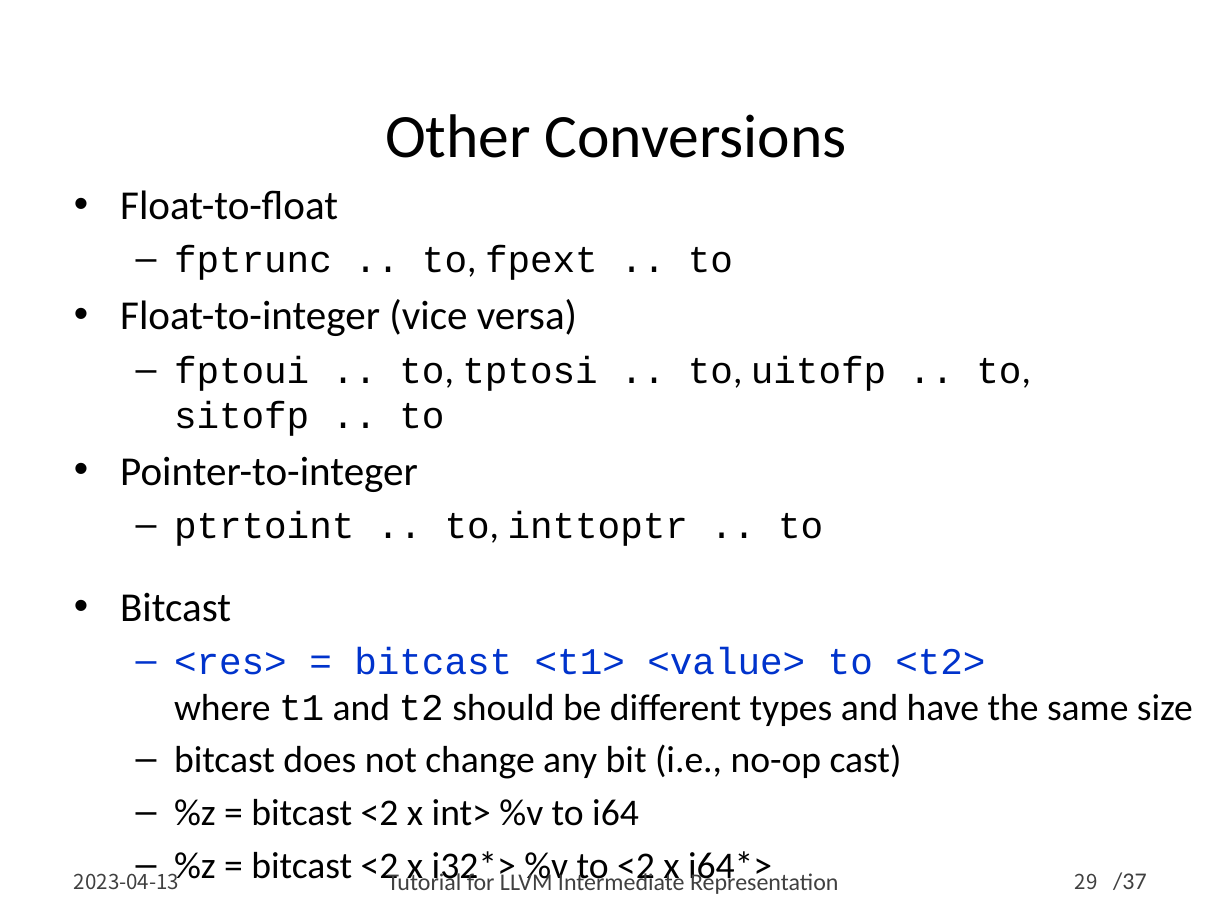
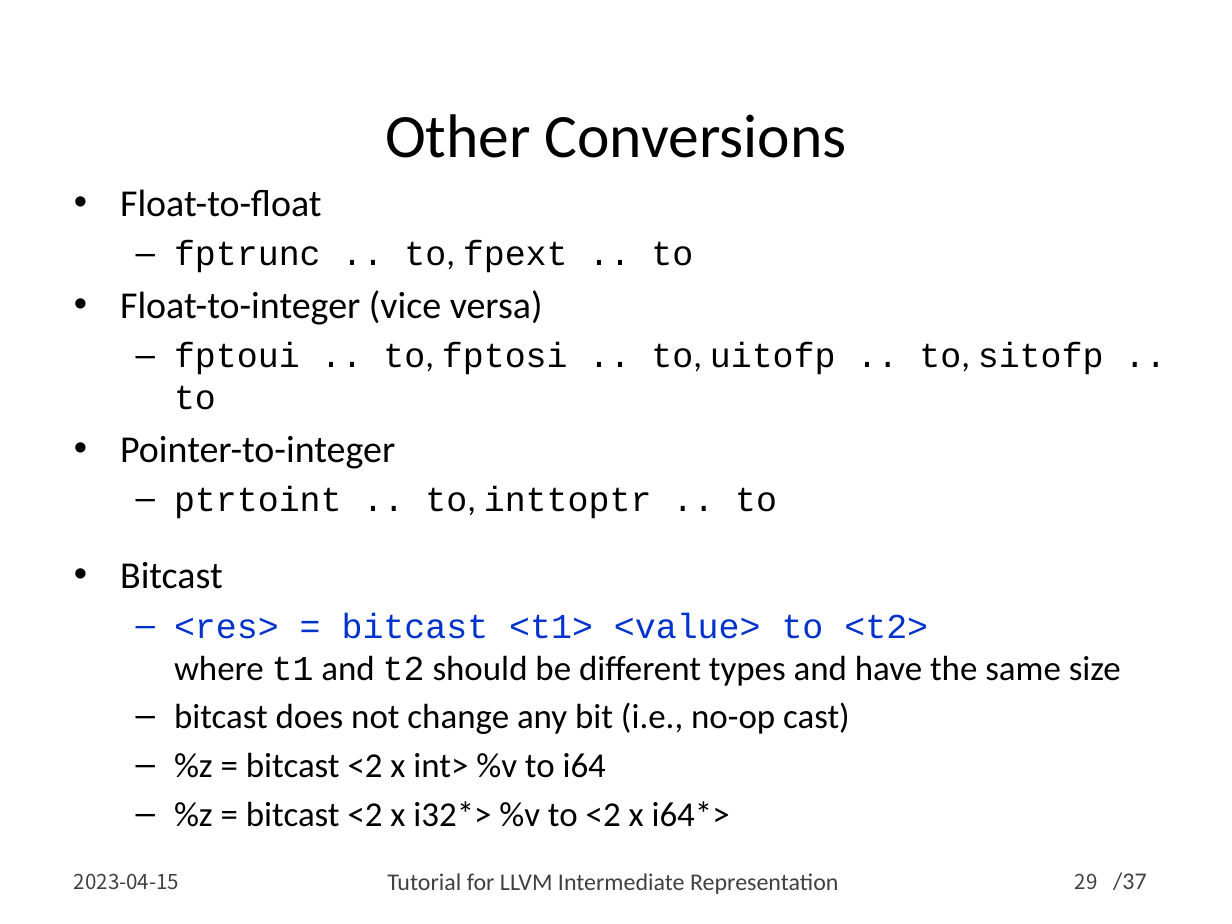
Before and after one commit to swtv-kaist/cs458-spring23, a slide deck: slide 29 of 2-coverage/lec12-llvm-ir-v2.pptx. Drawn at 1232x924 pixels with LibreOffice and Linux fonts; fonts in the diff are those of the drawing. Boxes give left, top, right and bottom in pixels: in the first picture for what was removed or moved away, otherwise in the second. Text is boxed around its words. In the diff, an @@ line names an element or a change of style, - is before the commit and + after.

```diff
--- a/2-coverage/lec12-llvm-ir-v2.pptx
+++ b/2-coverage/lec12-llvm-ir-v2.pptx
@@ text at (120, 189, 1121, 827): size 24 to 22.2 pt in "Float-to-float", "Float-to-integer (vice versa)", "Pointer-to-integer", "Bitcast"; size 22 to 20.4 pt in "fptrunc .. to, fpext .. to", "ptrtoint .. to, inttoptr .. to", "<res> = bitcast <t1> <value> to <t2> ...", "bitcast does not change any bit (i.e., ..." and 2 more places @@
@@ text at (174, 343, 1104, 410): text changed; size 22 to 20.4 pt @@
-  – fptoui .. to, tptosi .. to, uitofp .. to, sitofp .. to
+  – fptoui .. to, fptosi .. to, uitofp .. to, sitofp .. to
@@ text at (74, 873, 179, 890): text changed @@
-2023-04-13
+2023-04-15
```
Also in this commit, not shown: 34 other slides changed, 1 other file.
